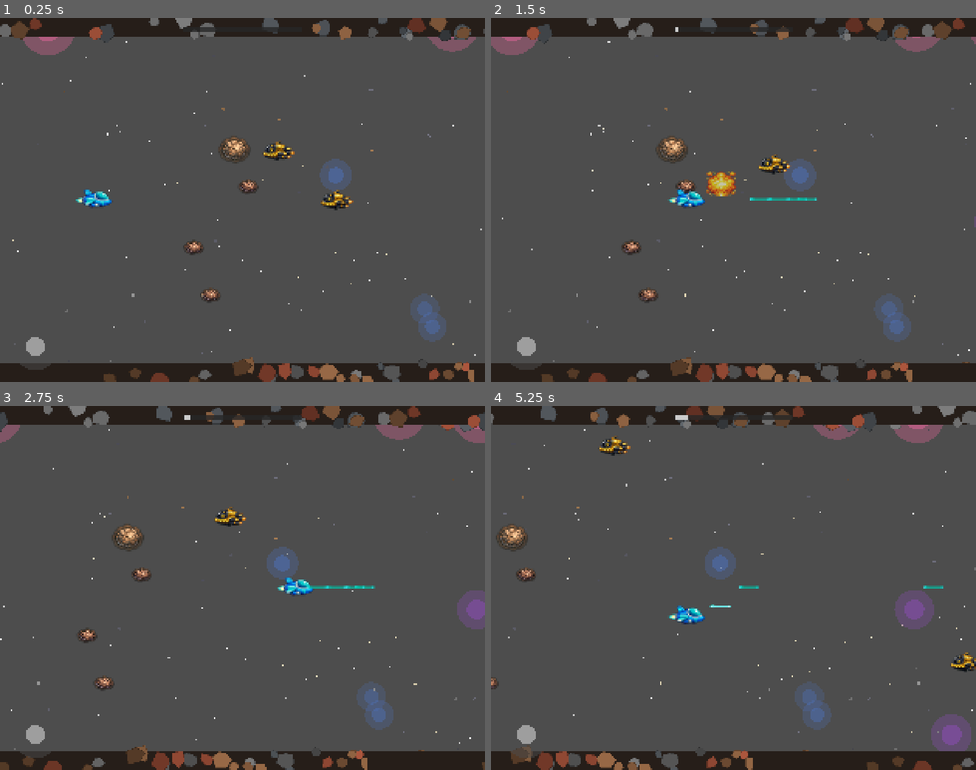
Above: before the commit, frames 1-4 (two rows, left to right).
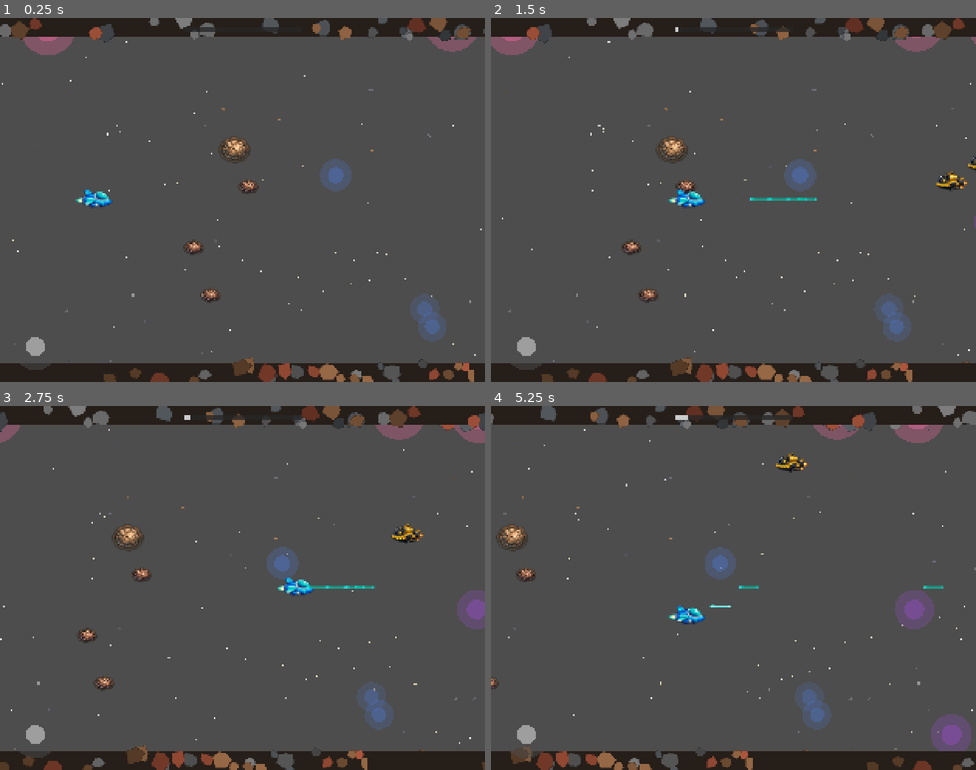
Above: after the commit, the same moments.

Repository: mattzollinhofer/space_scroller
Game: Godot game, scene res://scenes/main.tscn
Two runs of this game, one before a commit and one after it. Both use one fixed random seed, a clock stepped at 60 frames per second and the inputs below.
Inputs (mouse positions are in pixels of both pictures, inside the frame that each line leads up to):
- Up to frame 1 (0.25 s): no input
- Up to frame 2 (1.5 s): move the mouse to (840, 181) at 0.52 s; hold D (move_right) 0.53-1.25 s; hold Space (shoot) 0.53-1.25 s; click (840, 181) at 0.67 s; drag from (636, 218) to (685, 149) at 1.27 s
- Up to frame 3 (2.75 s): move the mouse to (291, 507) at 2.02 s; hold D (move_right) from 2.03 s (still down); hold Space (shoot) from 2.03 s (still down)
- Up to frame 4 (5.25 s): release D (move_right) at 2.75 s; release Space (shoot) at 2.75 s; drag from (709, 660) to (592, 682) at 2.77 s; move the mouse to (879, 642) at 3.52 s; hold A (move_left) 3.53-4.25 s; hold Space (shoot) 3.53-4.25 s; drag from (588, 533) to (655, 475) at 4.27 s; move the mouse to (757, 588) at 5.02 s; hold S (move_down) from 5.03 s (still down); hold Space (shoot) from 5.03 s (still down); click (757, 588) at 5.17 s

The runs differ from the first frame. In frame 1, 0.4% of the frame differs, in the area x 54-73%, y 34-53%; in frame 2, 0.8%, in the area x 44-100%, y 37-49%; in frame 3, 0.4%; in frame 4, 0.6%.

Commit message:
Add wave-based enemy spawning at section boundaries
Enemies now spawn in deliberate waves when entering new sections,
creating memorable encounter moments instead of random continuous
spawning. Each section's wave composition is defined in level JSON.

- Add spawn_wave() and set_continuous_spawning() to EnemySpawner
- Extend level_1.json with enemy_waves config per section
- LevelManager disables continuous spawning and triggers waves
- Initial spawn count set to 0 (waves handle all enemy spawning)

🤖 Generated with [Claude Code](https://claude.com/claude-code)

Co-Authored-By: Claude Opus 4.5 <noreply@anthropic.com>

Diff:
--- a/levels/level_1.json
+++ b/levels/level_1.json
@@ -5,25 +5,39 @@
       "name": "Opening",
       "start_percent": 0,
       "end_percent": 20,
-      "obstacle_density": "low"
+      "obstacle_density": "low",
+      "enemy_waves": [
+        { "enemy_type": "stationary", "count": 2 }
+      ]
     },
     {
       "name": "Building",
       "start_percent": 20,
       "end_percent": 50,
-      "obstacle_density": "medium"
+      "obstacle_density": "medium",
+      "enemy_waves": [
+        { "enemy_type": "stationary", "count": 2 },
+        { "enemy_type": "patrol", "count": 1 }
+      ]
     },
     {
       "name": "Intense",
       "start_percent": 50,
       "end_percent": 80,
-      "obstacle_density": "high"
+      "obstacle_density": "high",
+      "enemy_waves": [
+        { "enemy_type": "patrol", "count": 2 },
+        { "enemy_type": "stationary", "count": 2 }
+      ]
     },
     {
       "name": "Final Push",
       "start_percent": 80,
       "end_percent": 100,
-      "obstacle_density": "high"
+      "obstacle_density": "high",
+      "enemy_waves": [
+        { "enemy_type": "patrol", "count": 3 }
+      ]
     }
   ]
 }
--- a/scenes/main.tscn
+++ b/scenes/main.tscn
@@ -80,7 +80,7 @@
 spawn_rate_min = 3.0
 spawn_rate_max = 6.0
 patrol_spawn_chance = 0.4
-initial_count = 2
+initial_count = 0
 
 [node name="Player" parent="." instance=ExtResource("7_player")]
 position = Vector2(400, 768)
@@ -90,6 +90,7 @@
 scroll_controller_path = NodePath("../ParallaxBackground")
 progress_bar_path = NodePath("../ProgressBar")
 obstacle_spawner_path = NodePath("../ObstacleSpawner")
+enemy_spawner_path = NodePath("../EnemySpawner")
 
 [node name="ProgressBar" parent="." instance=ExtResource("17_progress_bar")]
 
--- a/scripts/enemies/enemy_spawner.gd
+++ b/scripts/enemies/enemy_spawner.gd
@@ -1,6 +1,7 @@
 extends Node2D
 ## Spawns and manages enemy entities.
 ## Handles continuous spawning from the right edge and tracks active enemies.
+## Supports wave-based spawning controlled by LevelManager.
 
 ## Stationary enemy scene to spawn
 @export var stationary_enemy_scene: PackedScene
@@ -40,6 +41,9 @@
 ## Game over state
 var _game_over: bool = false
 
+## Continuous spawning enabled (can be disabled for wave-based levels)
+var _continuous_spawning: bool = true
+
 
 func _ready() -> void:
 	_rng = RandomNumberGenerator.new()
@@ -53,12 +57,12 @@
 	# Connect to player died signal to stop spawning
 	_connect_to_player()
 
-	# Spawn initial enemies
-	_spawn_initial_enemies()
+	# Note: Initial enemies are now spawned by LevelManager via spawn_wave
+	# for wave-based levels, or here if continuous spawning is enabled
 
 
 func _process(delta: float) -> void:
-	if _game_over:
+	if _game_over or not _continuous_spawning:
 		return
 
 	_spawn_timer += delta
@@ -78,6 +82,29 @@
 
 func _on_player_died() -> void:
 	_game_over = true
+
+
+## Enable or disable continuous random spawning
+func set_continuous_spawning(enabled: bool) -> void:
+	_continuous_spawning = enabled
+	if enabled:
+		# Reset timer when re-enabling
+		_spawn_timer = 0.0
+		_next_spawn_time = _rng.randf_range(spawn_rate_min, spawn_rate_max)
+
+
+## Spawn a wave of enemies based on configuration
+## wave_config is an array of dictionaries with enemy_type and count
+func spawn_wave(wave_configs: Array) -> void:
+	for wave_config in wave_configs:
+		var enemy_type = wave_config.get("enemy_type", "stationary")
+		var count = wave_config.get("count", 1)
+
+		for i in range(count):
+			if enemy_type == "patrol":
+				_spawn_patrol_enemy()
+			else:
+				_spawn_stationary_enemy()
 
 
 func _spawn_random_enemy() -> void:
@@ -107,8 +134,8 @@
 
 
 func _setup_enemy(enemy: Node2D) -> void:
-	# Position off right edge
-	var x_pos = _viewport_width + 100.0
+	# Position off right edge with slight vertical spread
+	var x_pos = _viewport_width + 100.0 + _rng.randf_range(0, 200)
 	var y_pos = _rng.randf_range(PLAYABLE_Y_MIN, PLAYABLE_Y_MAX)
 	enemy.position = Vector2(x_pos, y_pos)
 
@@ -155,3 +182,18 @@
 ## Get count of active enemies (for debugging/testing)
 func get_active_count() -> int:
 	return _active_enemies.size()
+
+
+## Clear all active enemies (used for checkpoint respawn)
+func clear_all() -> void:
+	for enemy in _active_enemies.duplicate():
+		if is_instance_valid(enemy):
+			enemy.queue_free()
+	_active_enemies.clear()
+
+
+## Reset spawner state (used for checkpoint respawn)
+func reset() -> void:
+	_game_over = false
+	_spawn_timer = 0.0
+	_next_spawn_time = _rng.randf_range(spawn_rate_min, spawn_rate_max)
--- a/scripts/level_manager.gd
+++ b/scripts/level_manager.gd
@@ -14,6 +14,9 @@
 ## Reference to the obstacle spawner
 @export var obstacle_spawner_path: NodePath
 
+## Reference to the enemy spawner
+@export var enemy_spawner_path: NodePath
+
 ## Signals
 signal section_changed(section_index: int)
 signal level_completed()
@@ -39,6 +42,9 @@
 ## Reference to obstacle spawner
 var _obstacle_spawner: Node = null
 
+## Reference to enemy spawner
+var _enemy_spawner: Node = null
+
 ## Current progress (0.0 to 1.0)
 var _current_progress: float = 0.0
 
@@ -46,7 +52,8 @@
 func _ready() -> void:
 	_load_level_data()
 	_setup_references()
-	# Set initial section density
+	_setup_wave_based_spawning()
+	# Set initial section density and spawn first wave
 	_check_section_change()
 
 
@@ -94,6 +101,20 @@
 	# Try to find obstacle spawner automatically if not set
 	if not _obstacle_spawner:
 		_obstacle_spawner = get_tree().root.get_node_or_null("Main/ObstacleSpawner")
+
+	# Get enemy spawner reference
+	if not enemy_spawner_path.is_empty():
+		_enemy_spawner = get_node_or_null(enemy_spawner_path)
+
+	# Try to find enemy spawner automatically if not set
+	if not _enemy_spawner:
+		_enemy_spawner = get_tree().root.get_node_or_null("Main/EnemySpawner")
+
+
+func _setup_wave_based_spawning() -> void:
+	# Disable continuous enemy spawning - we'll spawn waves at section boundaries
+	if _enemy_spawner and _enemy_spawner.has_method("set_continuous_spawning"):
+		_enemy_spawner.set_continuous_spawning(false)
 
 
 func _process(_delta: float) -> void:
@@ -147,10 +168,15 @@
 
 	var section = _sections[section_index]
 	var density = section.get("obstacle_density", "medium")
+	var enemy_waves = section.get("enemy_waves", [])
 
 	# Update obstacle spawner density
 	if _obstacle_spawner and _obstacle_spawner.has_method("set_density"):
 		_obstacle_spawner.set_density(density)
+
+	# Spawn enemy wave for this section
+	if _enemy_spawner and _enemy_spawner.has_method("spawn_wave") and not enemy_waves.is_empty():
+		_enemy_spawner.spawn_wave(enemy_waves)
 
 	# Emit signal for other systems
 	section_changed.emit(section_index)
--- /dev/null
+++ b/tests/test_enemy_waves.gd
@@ -0,0 +1,115 @@
+extends Node2D
+## Integration test: Enemy wave spawns when new section starts
+## Run this scene to verify wave-based enemy spawning works.
+
+var _test_passed: bool = false
+var _test_failed: bool = false
+var _failure_reason: String = ""
+var _test_timeout: float = 15.0
+var _timer: float = 0.0
+
+var level_manager: Node = null
+var enemy_spawner: Node = null
+var scroll_controller: Node = null
+var _initial_enemy_count: int = 0
+var _wave_spawned: bool = false
+var _target_section: int = 1  # Wait for section 1 wave
+
+
+func _ready() -> void:
+	print("=== Test: Enemy Wave Spawning ===")
+
+	# Load and setup main scene to get all components
+	var main_scene = load("res://scenes/main.tscn")
+	if not main_scene:
+		_fail("Could not load main scene")
+		return
+
+	var main = main_scene.instantiate()
+	add_child(main)
+
+	# Find the level manager
+	level_manager = main.get_node_or_null("LevelManager")
+	if not level_manager:
+		_fail("LevelManager node not found in main scene")
+		return
+
+	# Connect to section_changed signal
+	level_manager.section_changed.connect(_on_section_changed)
+
+	# Find the enemy spawner
+	enemy_spawner = main.get_node_or_null("EnemySpawner")
+	if not enemy_spawner:
+		_fail("EnemySpawner node not found in main scene")
+		return
+
+	# Check for spawn_wave method
+	if not enemy_spawner.has_method("spawn_wave"):
+		_fail("EnemySpawner does not have 'spawn_wave' method")
+		return
+
+	# Check for set_continuous_spawning method
+	if not enemy_spawner.has_method("set_continuous_spawning"):
+		_fail("EnemySpawner does not have 'set_continuous_spawning' method")
+		return
+
+	# Speed up scroll for testing
+	scroll_controller = main.get_node_or_null("ParallaxBackground")
+	if scroll_controller:
+		scroll_controller.scroll_speed = 1800.0
+		print("Speeding up scroll for test: 1800 px/s")
+
+	# Store initial enemy count (should be from initial spawn)
+	_initial_enemy_count = enemy_spawner.get_active_count()
+	print("Initial enemy count: %s" % _initial_enemy_count)
+
+	print("Test setup complete. Waiting for section 1 enemy wave...")
+
+
+func _on_section_changed(section_index: int) -> void:
+	print("Section changed to: %s" % section_index)
+
+	if section_index == _target_section:
+		# Wait a frame for wave to spawn
+		await get_tree().process_frame
+		await get_tree().process_frame
+
+		var current_count = enemy_spawner.get_active_count()
+		print("Enemy count after section %s: %s" % [section_index, current_count])
+
+		# Check if new enemies were spawned (wave occurred)
+		# Section 1 should spawn 2 stationary + 1 patrol = 3 new enemies
+		if current_count > _initial_enemy_count:
+			_wave_spawned = true
+			print("Wave spawned! New enemies: %s" % (current_count - _initial_enemy_count))
+			_pass()
+		else:
+			_fail("Section changed but no new enemies spawned (count: %s, initial: %s)" % [current_count, _initial_enemy_count])
+
+
+func _process(delta: float) -> void:
+	if _test_passed or _test_failed:
+		return
+
+	_timer += delta
+
+	if _timer >= _test_timeout:
+		_fail("Test timed out - no enemy wave within %s seconds" % _test_timeout)
+		return
+
+
+func _pass() -> void:
+	_test_passed = true
+	print("=== TEST PASSED ===")
+	print("Enemy waves spawn at section boundaries.")
+	await get_tree().create_timer(0.5).timeout
+	get_tree().quit(0)
+
+
+func _fail(reason: String) -> void:
+	_test_failed = true
+	_failure_reason = reason
+	print("=== TEST FAILED ===")
+	print("Reason: %s" % reason)
+	await get_tree().create_timer(0.5).timeout
+	get_tree().quit(1)
--- /dev/null
+++ b/tests/test_enemy_waves.tscn
@@ -0,0 +1,6 @@
+[gd_scene load_steps=2 format=3]
+
+[ext_resource type="Script" path="res://tests/test_enemy_waves.gd" id="1_test"]
+
+[node name="TestEnemyWaves" type="Node2D"]
+script = ExtResource("1_test")
Not shown, changed: agent-os/specs/2025-12-30-6-level-structure/tasks.md
